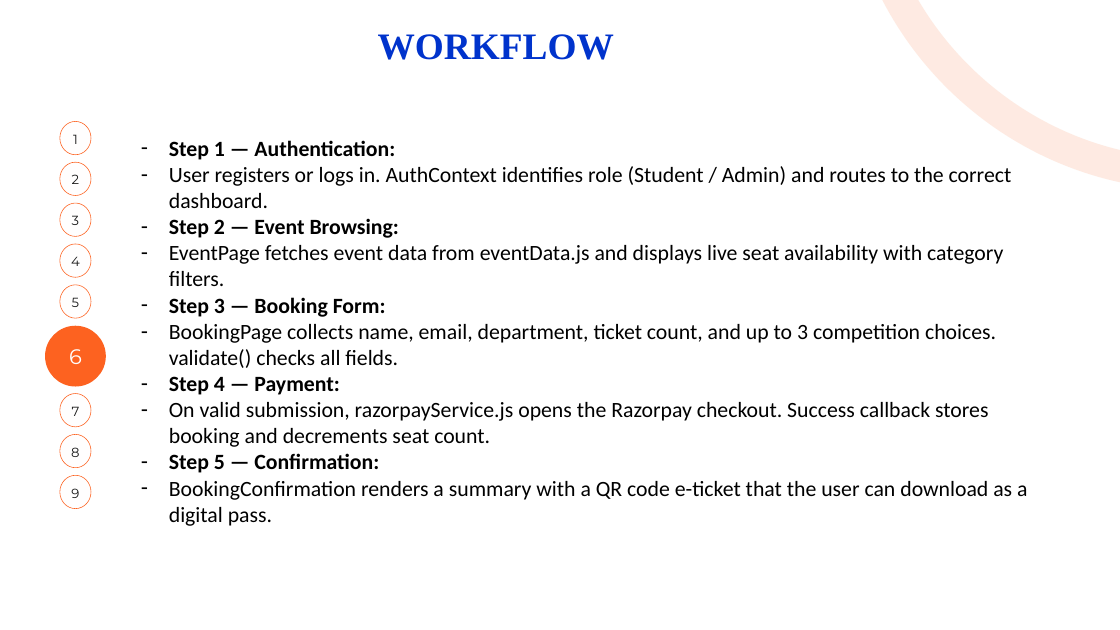
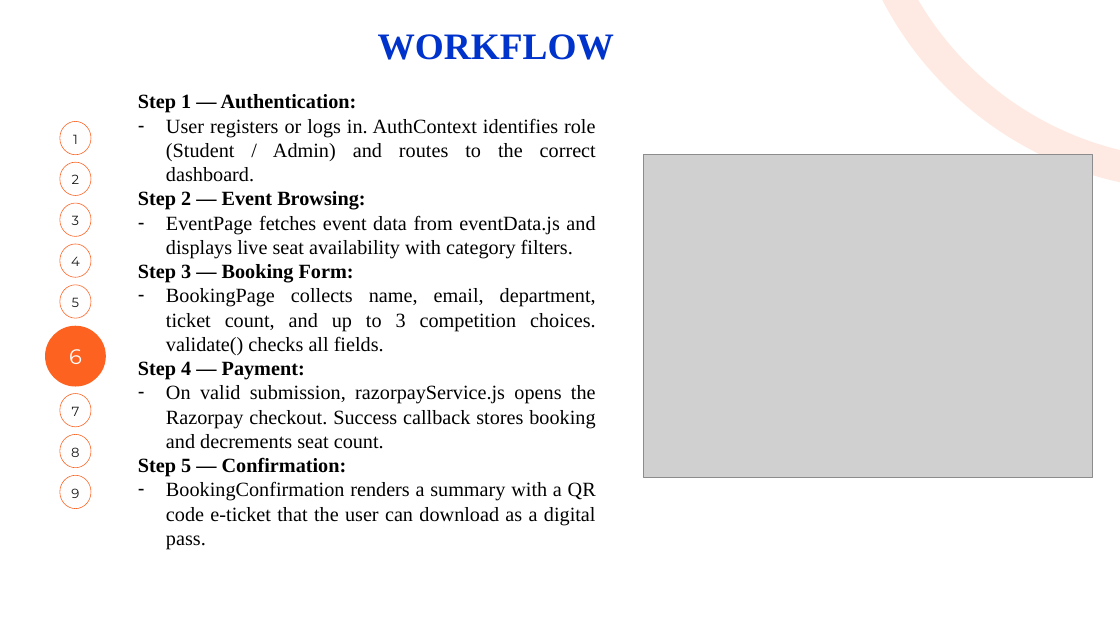
Before and after one commit to NavadeepKrishna/FSAD_Project, a slide deck: slide 7 of FSAD-End Semester-PPT_Template-Milestone_Project.pptx. Drawn at 1120x630 pixels with LibreOffice and Linux fonts; fonts in the diff are those of the drawing; grey boxes stand for pictures; background and template pictures are left out. Boxes give left, top, right and bottom in pixels: in the first picture for what was removed or moved away, otherwise in the second. Text is boxed around its words. In the diff, an @@ line names an element or a change of style, - is before the commit and + after.

```diff
--- a/FSAD-End Semester-PPT_Template-Milestone_Project.pptx
+++ b/FSAD-End Semester-PPT_Template-Milestone_Project.pptx
@@ text "Step 1 — Authentication:": place and size @@
-text "Step 1 — Authentication:" at [169, 140, 1027, 526]
+text "Step 1 — Authentication:" at [138, 94, 596, 549]
@@ text "Step 1 — Authentication:" at [138, 94, 596, 549]: size 28 to 26 pt, font Calibri to Times New Roman; alignment left to justified; bullet - to none @@
@@ picture added at [643, 155, 1092, 477] @@
```
Also in this commit, not shown: 5 other slides changed.
